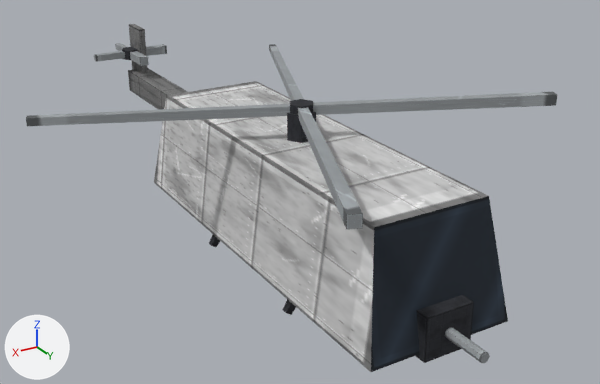
The glTF model data/models/colony_mi8.glb, before and after one commit.
The view is the same before and after, from a 50 mm camera at (2.48, 4.21, 2.6) aimed at (-0.25, -0.33, 0.33). Arrows for +X, +Y and +Z are at lower left; the lights stay in place. The picture after the commit comes second. Vertices at exactly the same position are counted once.

Names of what the first picture shows: 'barrel', 'hull'.
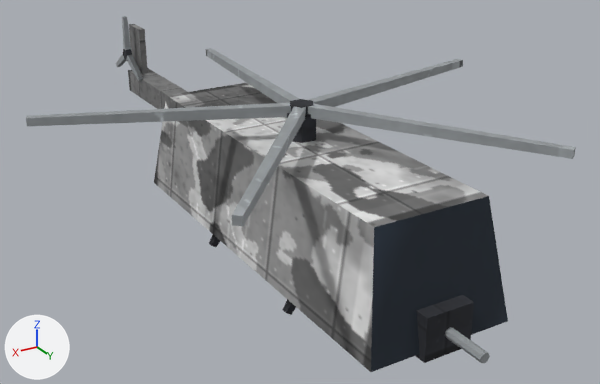
Scene script edits in JSON lines:
```json
{"block": "me_hull", "where": "# used by ob_hull; location = (0.0, 0.0, 0.0)"}
{"op": "remove", "block": "me_hull", "code": "me_hull.from_pydata(...)  # 124 vertices, 192 faces; spans x -1.49..1.48, y -2.98..1.59, z 0.04..1.12"}
{"op": "add", "block": "me_hull", "code": "me_hull.from_pydata(...)  # 80 vertices, 124 faces; spans x -0.45..0.45, y -2.79..1.5, z 0.04..1.08"}
{"block": "me_hull", "change": "me_hull part 1: 6 loose pieces with 56 vertices, spanning x -1.49..1.48, y -2.98..1.59, z 0.81..1.12, are deleted"}
{"block": "me_hull", "change": "me_hull part 2: 99 kept faces spanning x -0.45..0.45, y -2.79..1.5, z 0.04..1.08 get new texture (UV) coordinates"}
{"block": "me_hull", "change": "other edits to the shape of me_hull do not show in these pictures"}
{"op": "add", "block": "me_spin1", "code": ["me_spin1 = bpy.data.meshes.new('spin1')", "me_spin1.from_pydata(...)  # 38 vertices, 56 faces; spans x -0.025..0.025, y -0.286..0.286, z -0.175..0.32", "me_spin1.materials.append(mat_palette)  # picture img_color"]}
{"op": "add", "block": "me_spin0", "code": ["me_spin0 = bpy.data.meshes.new('spin0')", "me_spin0.from_pydata(...)  # 54 vertices, 80 faces; spans x -1.56..1.48, y -1.6..1.38, z -0.04..0.04", "me_spin0.materials.append(mat_palette)  # picture img_color"]}
{"op": "add", "block": "ob_spin1", "code": ["ob_spin1 = bpy.data.objects.new('spin1', me_spin1)", "ob_spin1.location = (0.1, -2.66, 0.85)"]}
{"op": "add", "block": "ob_spin0", "code": ["ob_spin0 = bpy.data.objects.new('spin0', me_spin0)", "ob_spin0.location = (0.0, 0.1, 1.08)"]}
```

What differs and where, as boxes (x1, y1, x2, y2) in the pictures (600 x 384 px):
```json
{"object": "hull", "change": "reshaped", "before": [26, 24, 557, 372], "after": [128, 24, 508, 372], "on screen": "28% narrower"}
{"object": "spin0", "change": "added", "after": [26, 48, 576, 226]}
{"object": "spin1", "change": "added", "after": [116, 16, 143, 81]}
{"part": 1, "of": "me_hull", "change": "deleted", "before": [26, 43, 557, 229]}
{"part": 2, "of": "me_hull", "change": "surface changed", "before": [129, 24, 508, 372], "after": [129, 24, 508, 372]}
```
